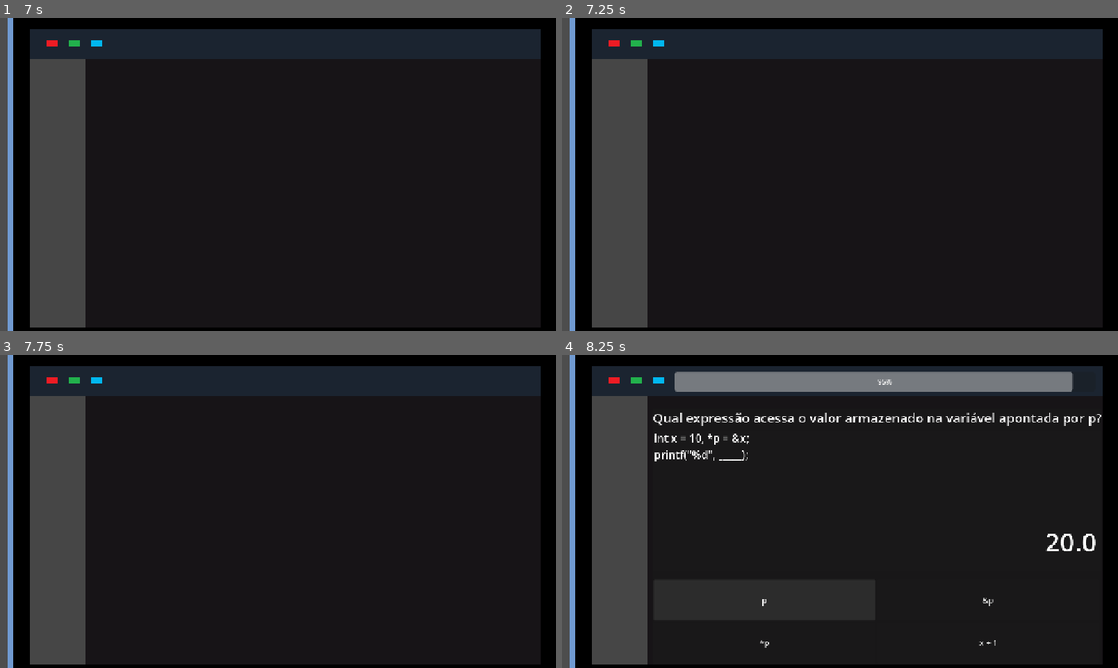
Above: before the commit, frames 1-4 (two rows, left to right).
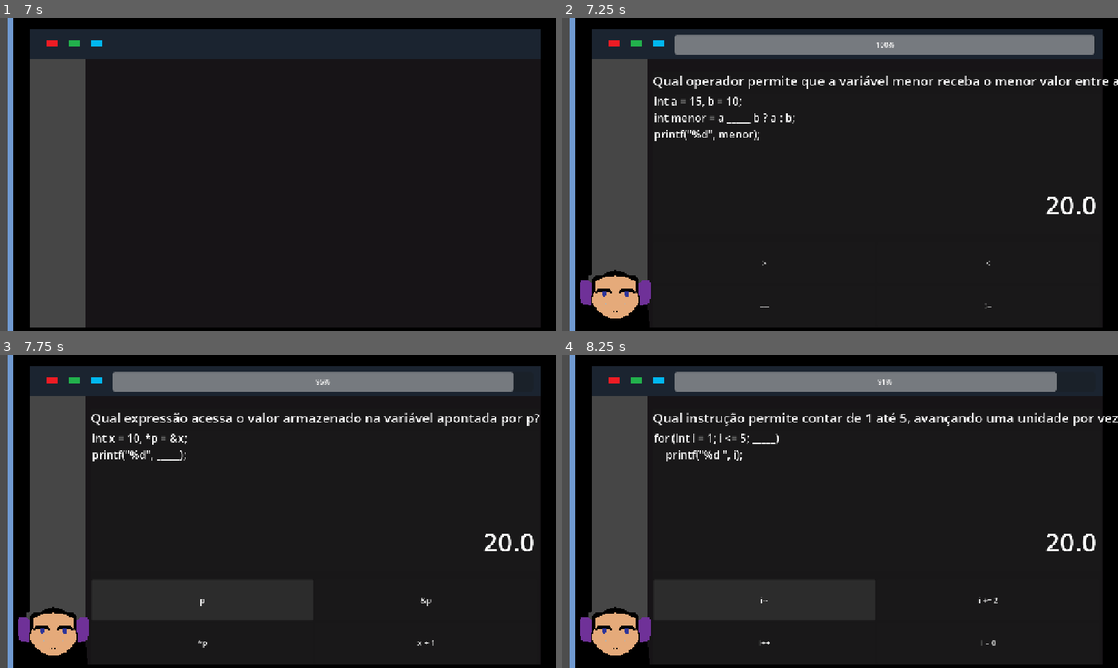
Above: after the commit, the same moments.

Repository: SiriusVe/crazy-in-codes
Game: Godot game, scene res://Scenes/fase_1.tscn
Same seed, same stepped clock (60 frames per second), same inputs: the game is played once before the commit and once after it.
Inputs (mouse positions are in pixels of both pictures, inside the frame that each line leads up to):
- Up to frame 1 (7 s): tap Enter at 4.25, 6.5 s; tap Space at 5 s
- Up to frame 2 (7.25 s): no input
- Up to frame 3 (7.75 s): click (200, 599) at 7.25 s, where only the run after the commit has a clickable ">"
- Up to frame 4 (8.25 s): click (762, 599) at 8 s, where only the run after the commit has a clickable "p"

Frame 1 is identical in both runs. In frame 2, 8.5% of the frame differs, in the area x 3-100%, y 5-99%; in frame 3, 8.1%; in frame 4, 3.9%.

Commit message:
Correções fase 1 e ajustes

Diff:
--- a/Scenes/fase_1.tscn
+++ b/Scenes/fase_1.tscn
@@ -3,6 +3,7 @@
 [ext_resource type="Script" uid="uid://cb6ir56ygmecc" path="res://Scripts/fase_1.gd" id="1_acukj"]
 [ext_resource type="Texture2D" uid="uid://7lko7y5hwnvd" path="res://Assets/Sprites/Cenários/cenario.mesa.png" id="2_acukj"]
 [ext_resource type="Texture2D" uid="uid://dq7is1cfvlgri" path="res://Assets/Sprites/Cenários/cenario.telagrande.png" id="3_cq7l2"]
+[ext_resource type="Texture2D" uid="uid://bcavo16a2ijwg" path="res://Assets/Sprites/Player/Sprites-PlayerS1.png" id="4_efuq8"]
 
 [sub_resource type="LabelSettings" id="LabelSettings_cq7l2"]
 font_size = 30
@@ -12,6 +13,45 @@
 
 [sub_resource type="LabelSettings" id="LabelSettings_efuq8"]
 font_size = 60
+
+[sub_resource type="AtlasTexture" id="AtlasTexture_gw3gf"]
+atlas = ExtResource("4_efuq8")
+region = Rect2(300, 0, 300, 300)
+
+[sub_resource type="AtlasTexture" id="AtlasTexture_hya8f"]
+atlas = ExtResource("4_efuq8")
+region = Rect2(0, 0, 300, 300)
+
+[sub_resource type="AtlasTexture" id="AtlasTexture_aw74n"]
+atlas = ExtResource("4_efuq8")
+region = Rect2(600, 0, 300, 300)
+
+[sub_resource type="SpriteFrames" id="SpriteFrames_7fw7d"]
+animations = [{
+"frames": [{
+"duration": 1.0,
+"texture": SubResource("AtlasTexture_gw3gf")
+}],
+"loop": 1,
+"name": &"Happy",
+"speed": 5.0
+}, {
+"frames": [{
+"duration": 1.0,
+"texture": SubResource("AtlasTexture_hya8f")
+}],
+"loop": 1,
+"name": &"Sad",
+"speed": 5.0
+}, {
+"frames": [{
+"duration": 1.0,
+"texture": SubResource("AtlasTexture_aw74n")
+}],
+"loop": 1,
+"name": &"Serious",
+"speed": 5.0
+}]
 
 [node name="Fase1" type="Control" unique_id=637635367]
 layout_mode = 3
@@ -153,3 +193,9 @@
 offset_right = 1374.0
 offset_bottom = -14.0
 value = 100.0
+
+[node name="PlayerFace" type="AnimatedSprite2D" parent="QuizUI" unique_id=488415693]
+position = Vector2(269, 522)
+scale = Vector2(0.6533333, 0.68666667)
+sprite_frames = SubResource("SpriteFrames_7fw7d")
+animation = &"Happy"
--- a/Scripts/fase_1.gd
+++ b/Scripts/fase_1.gd
@@ -17,11 +17,14 @@
 @onready var mesa_pc: TextureRect = $MesaPC
 @onready var tela_cheia: TextureRect = $TelaCheia
 
+@onready var player_face: AnimatedSprite2D = $QuizUI/PlayerFace
+
+
 var mental = 100.00
 var questao_atual = 0
 var time = 20.0
 var timeR = 20.0
-var error = 5.0
+var error = 4.0
 var fim_questao = false
 var fimzoom = false
 
@@ -436,7 +439,7 @@
 	camera_control()
 	questoes.shuffle()
 
-	await get_tree().create_timer(8).timeout
+	await get_tree().create_timer(7).timeout
 	mostrar_questao()
 	a.pressed.connect(func(): verificar_resposta(0))
 	b.pressed.connect(func(): verificar_resposta(1))
@@ -445,11 +448,23 @@
 
 
 func _process(delta):
+	var mentalLoss
 	if fimzoom:
+		if mental >= 70:
+			mentalLoss = 20
+			player_face.play("Happy")
+		elif mental >= 40:
+			mentalLoss = 35
+			player_face.play("Serious")
+		elif mental >= 25:
+			mentalLoss = 60
+			player_face.play("Sad")
+		else:
+			mentalLoss = 100
 		timeR -= delta
 		timeR = max(timeR, 0)
 		timer_txt.text = str(ceil(timeR))
-		mental -= (35.0 / time) * delta
+		mental -= (mentalLoss / time) * delta
 		mental = max(mental, 0.0)
 		mental_bar.value = mental
 
